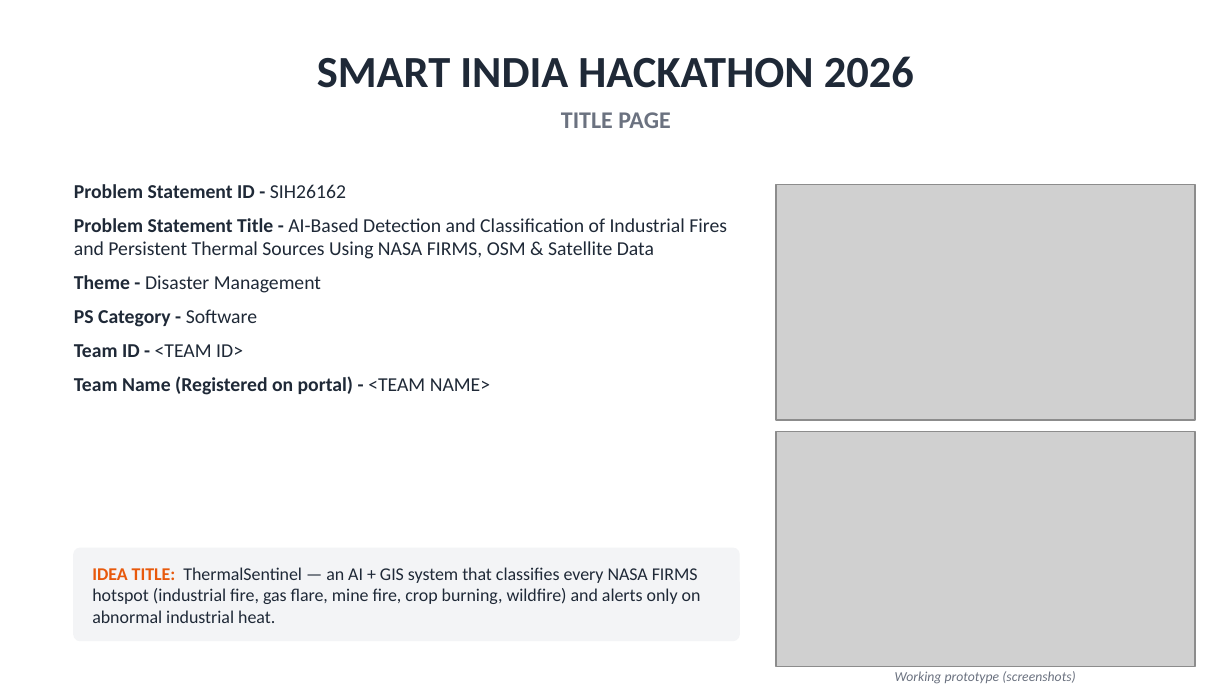
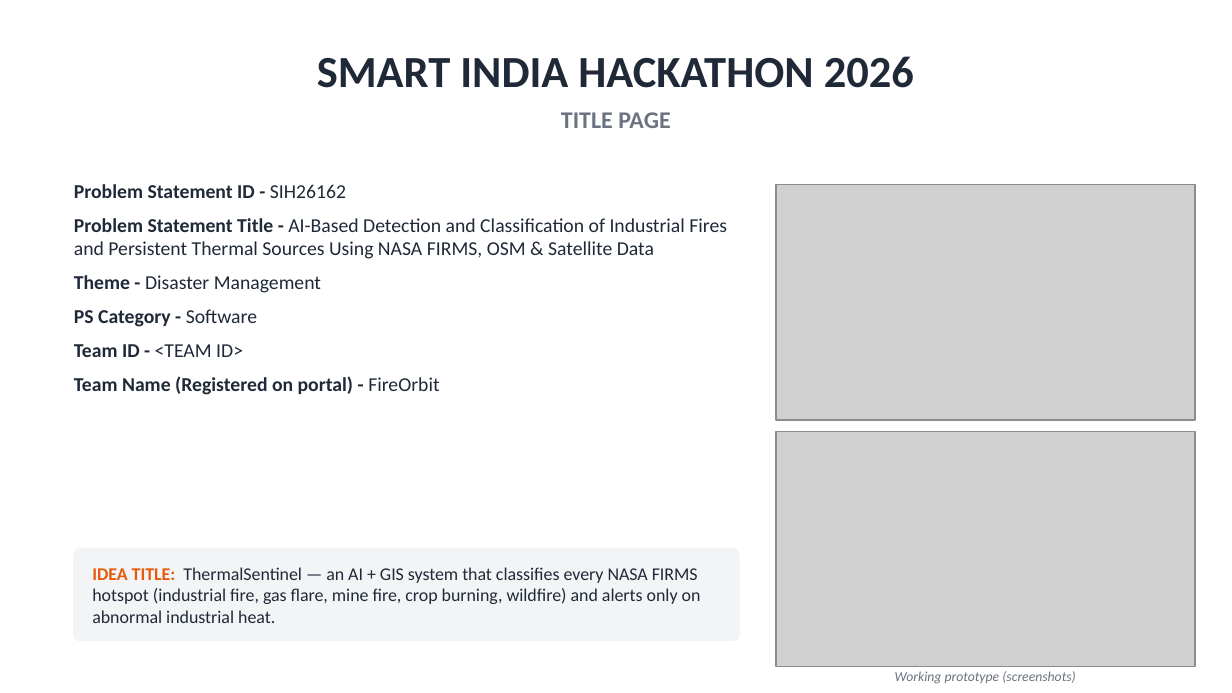
Before and after one commit to rahulskandagal/thermal-sentinel, a slide deck: slide 1 of docs/SIH26162_ThermalSentinel_Idea_extended.pptx. Drawn at 1232x693 pixels with LibreOffice and Linux fonts; fonts in the diff are those of the drawing; grey boxes stand for pictures. Boxes give left, top, right and bottom in pixels: in the first picture for what was removed or moved away, otherwise in the second. Text is boxed around its words. In the diff, an @@ line names an element or a change of style, - is before the commit and + after.

```diff
--- a/docs/SIH26162_ThermalSentinel_Idea_extended.pptx
+++ b/docs/SIH26162_ThermalSentinel_Idea_extended.pptx
@@ text at (x1=74, y1=376, x2=439, y2=395): text changed @@
-• Team Name (Registered on portal) - <TEAM NAME>
+• Team Name (Registered on portal) - FireOrbit
```
Also in this commit, not shown: 7 other slides changed, 1 slide added, 6 other files.
